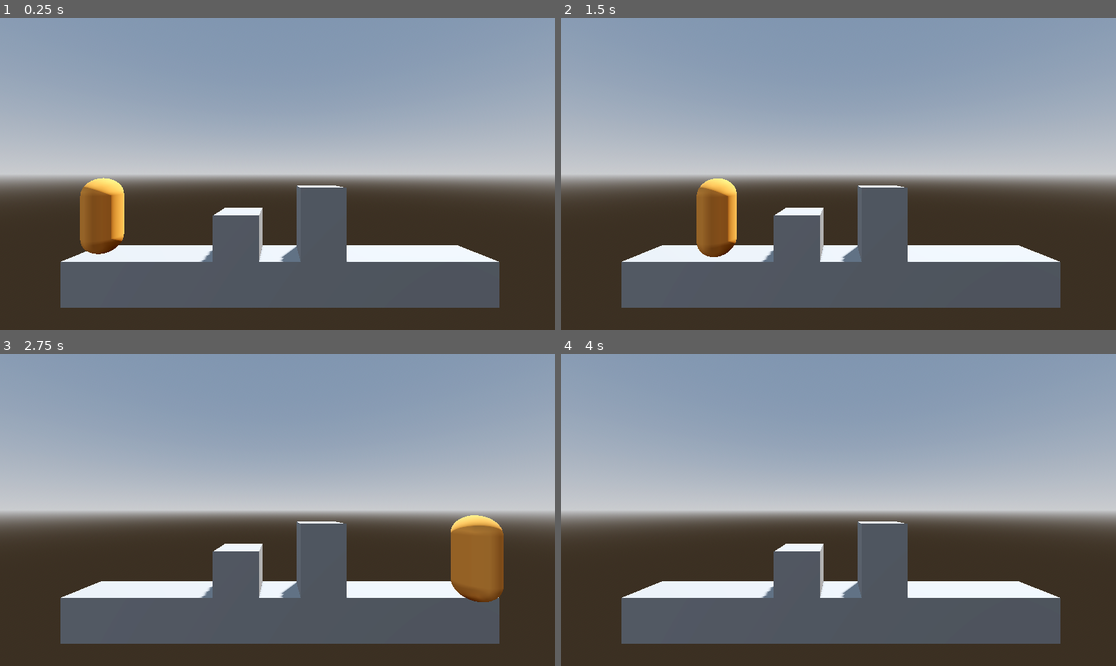
Above: before the commit, frames 1-4 (two rows, left to right).
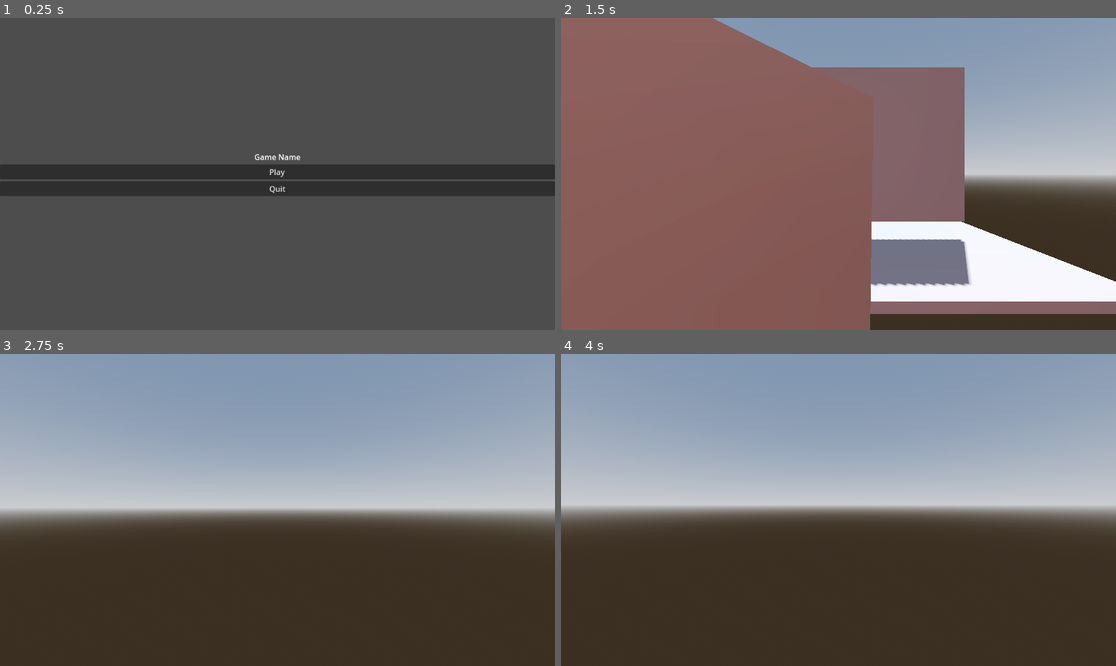
Above: after the commit, the same moments.

Repository: Egrazil/winter-melon-jam-2025
Game: Godot game, scene res://scenes/Main Menu/main menu.tscn
Two runs of this game, one before a commit and one after it. Both use one fixed random seed, a clock stepped at 60 frames per second and the inputs below. Before the commit the project starts from res://scenes/levels/Player Movement/2d_level.tscn.
Inputs (mouse positions are in pixels of both pictures, inside the frame that each line leads up to):
- Up to frame 1 (0.25 s): no input
- Up to frame 2 (1.5 s): click (838, 170) at 0.5 s, where only the run after the commit has a clickable "Play"; tap Enter (ui_accept) at 1.25 s; move the mouse to (866, 174) at 1.27 s; hold Up (moveUp) from 1.28 s (still down); click (866, 174) at 1.42 s
- Up to frame 3 (2.75 s): keep holding Up (moveUp); tap Space (jump) at 1.52, 2.27 s; move the mouse to (249, 510) at 2.02 s
- Up to frame 4 (4 s): keep holding Up (moveUp); move the mouse to (849, 503) at 2.77 s; tap Enter (ui_accept) at 3.5 s; move the mouse to (832, 516) at 3.52 s; click (832, 516) at 3.67 s; tap Space (jump) at 3.77 s

The runs differ from the first frame. In frame 1, 85% of the frame differs, in the area x 0-100%, y 0-100%; in frame 2, 70%; in frame 3, 22%; in frame 4, 23%.

Commit message:
make smaller grid

Diff:
--- a/project.godot
+++ b/project.godot
@@ -11,7 +11,7 @@
 [application]
 
 config/name="winter-melon-jam-2025"
-run/main_scene="uid://ccyfkkjewjdi2"
+run/main_scene="uid://dx3dsb32cn5a1"
 config/features=PackedStringArray("4.5", "Forward Plus")
 config/icon="res://assets/icon.svg"
 
--- a/scenes/Main Menu/main_menu.gd
+++ b/scenes/Main Menu/main_menu.gd
@@ -3,7 +3,7 @@
 
 func _on_level_1_pressed() -> void:
 	# When we actually have a level, put its path into the string
-	#get_tree().change_scene_to_file("res://scenes/")
+	get_tree().change_scene_to_file("res://scenes/levels/Lights and moving.tscn")
 	pass
 
 
--- a/scenes/levels/Lights and moving.tscn
+++ b/scenes/levels/Lights and moving.tscn
@@ -30,30 +30,22 @@
 shadow_enabled = true
 
 [node name="ground" type="CSGBox3D" parent="."]
-transform = Transform3D(1, 0, 0, 0, 1, 0, 0, 0, 1, -2.210309, -0.6441587, 1.0264435)
+transform = Transform3D(1, 0, 0, 0, 1, 0, 0, 0, 1, -2.210309, -0.6441587, -4.6985435)
 use_collision = true
-size = Vector3(9.436584, 0.16125488, 16.177765)
+size = Vector3(9.436584, 0.16125488, 4.727791)
+
+[node name="ground2" type="CSGBox3D" parent="."]
+transform = Transform3D(1, 0, 0, 0, 1, 0, 0, 0, 1, -2.210309, -0.6441587, 3.8343124)
+use_collision = true
+size = Vector3(9.436584, 0.16125488, 10.562027)
 
 [node name="OmniLight3D" type="OmniLight3D" parent="."]
-transform = Transform3D(1, 0, 0, 0, 1, 0, 0, 0, 1, -0.8999999, 0.31606573, 0.6677621)
+transform = Transform3D(1, 0, 0, 0, 1, 0, 0, 0, 1, -0.8999999, 1.1341989, 5.3713136)
 light_color = Color(0.79741263, 0.32489184, 0.2645373, 1)
 light_indirect_energy = 0.0
 shadow_enabled = true
 omni_range = 46.476
 
-[node name="GridTiles" parent="." node_paths=PackedStringArray("light") instance=ExtResource("1_bnwq5")]
-transform = Transform3D(-2.1855695e-07, 0, -5, 0, 5, 0, 5, 0, -2.1855695e-07, -3.7009444, 0, -4.134855)
-light = NodePath("../OmniLight3D")
-
-[node name="GridTiles2" parent="." node_paths=PackedStringArray("light") instance=ExtResource("1_bnwq5")]
-transform = Transform3D(-2.1855695e-07, 0, -5, 0, 5, 0, 5, 0, -2.1855695e-07, -1.2072797, 0, -4.134855)
-light = NodePath("../OmniLight3D")
-
-[node name="GridTiles3" parent="." node_paths=PackedStringArray("light") instance=ExtResource("1_bnwq5")]
-transform = Transform3D(-5.36422e-07, 0, -5, 0, 5, 0, 5, 0, -5.36422e-07, 1.3000001, 0, -4.1)
-skeleton = NodePath("../GridTiles2")
-light = NodePath("../OmniLight3D")
-
 [node name="ProtoController" parent="." instance=ExtResource("2_vkib5")]
 transform = Transform3D(1, 0, 0, 0, 1, 0, 0, 0, 1, -2.2, -0.5, 1.5)
 
@@ -62,7 +54,171 @@
 mass = 75.0
 
 [node name="CollisionShape3D" type="CollisionShape3D" parent="RigidBody3D"]
+transform = Transform3D(2, 0, 0, 0, 2, 0, 0, 0, 2, 0, 0.19544578, 0)
 shape = SubResource("BoxShape3D_bnwq5")
 
 [node name="MeshInstance3D" type="MeshInstance3D" parent="RigidBody3D"]
+transform = Transform3D(2, 0, 0, 0, 2, 0, 0, 0, 2, 0, 0.20000005, 0)
 mesh = SubResource("BoxMesh_vkib5")
+
+[node name="wall" type="Node" parent="."]
+
+[node name="GridTiles3" parent="wall" node_paths=PackedStringArray("light") instance=ExtResource("1_bnwq5")]
+transform = Transform3D(-3.2584137e-07, 0, -2, 0, 2, 0, 2, 0, -3.2584137e-07, 1.3, 0, -5)
+skeleton = NodePath("")
+light = NodePath("../../OmniLight3D")
+
+[node name="GridTiles4" parent="wall" node_paths=PackedStringArray("light") instance=ExtResource("1_bnwq5")]
+transform = Transform3D(-3.2584137e-07, 0, -2, 0, 2, 0, 2, 0, -3.2584137e-07, 0.29999995, 0, -5)
+skeleton = NodePath("")
+light = NodePath("../../OmniLight3D")
+
+[node name="GridTiles5" parent="wall" node_paths=PackedStringArray("light") instance=ExtResource("1_bnwq5")]
+transform = Transform3D(-3.2584137e-07, 0, -2, 0, 2, 0, 2, 0, -3.2584137e-07, -0.70000005, 0, -5)
+skeleton = NodePath("")
+light = NodePath("../../OmniLight3D")
+
+[node name="GridTiles6" parent="wall" node_paths=PackedStringArray("light") instance=ExtResource("1_bnwq5")]
+transform = Transform3D(-3.2584137e-07, 0, -2, 0, 2, 0, 2, 0, -3.2584137e-07, -1.7, 0, -5)
+skeleton = NodePath("")
+light = NodePath("../../OmniLight3D")
+
+[node name="GridTiles7" parent="wall" node_paths=PackedStringArray("light") instance=ExtResource("1_bnwq5")]
+transform = Transform3D(-3.2584137e-07, 0, -2, 0, 2, 0, 2, 0, -3.2584137e-07, -2.7, 0, -5)
+skeleton = NodePath("")
+light = NodePath("../../OmniLight3D")
+
+[node name="GridTiles8" parent="wall" node_paths=PackedStringArray("light") instance=ExtResource("1_bnwq5")]
+transform = Transform3D(-3.2584137e-07, 0, -2, 0, 2, 0, 2, 0, -3.2584137e-07, -3.7, 0, -5)
+skeleton = NodePath("")
+light = NodePath("../../OmniLight3D")
+
+[node name="GridTiles9" parent="wall" node_paths=PackedStringArray("light") instance=ExtResource("1_bnwq5")]
+transform = Transform3D(-3.2584137e-07, 0, -2, 0, 2, 0, 2, 0, -3.2584137e-07, -4.7, 0, -5)
+skeleton = NodePath("")
+light = NodePath("../../OmniLight3D")
+
+[node name="GridTiles10" parent="wall" node_paths=PackedStringArray("light") instance=ExtResource("1_bnwq5")]
+transform = Transform3D(-3.2584137e-07, 0, -2, 0, 2, 0, 2, 0, -3.2584137e-07, -5.7, 0, -5)
+skeleton = NodePath("")
+light = NodePath("../../OmniLight3D")
+
+[node name="GridTiles11" parent="wall" node_paths=PackedStringArray("light") instance=ExtResource("1_bnwq5")]
+transform = Transform3D(-3.2584137e-07, 0, -2, 0, 2, 0, 2, 0, -3.2584137e-07, 1.3, 1, -5)
+skeleton = NodePath("")
+light = NodePath("../../OmniLight3D")
+
+[node name="GridTiles12" parent="wall" node_paths=PackedStringArray("light") instance=ExtResource("1_bnwq5")]
+transform = Transform3D(-3.2584137e-07, 0, -2, 0, 2, 0, 2, 0, -3.2584137e-07, 0.29999995, 1, -5)
+skeleton = NodePath("")
+light = NodePath("../../OmniLight3D")
+
+[node name="GridTiles13" parent="wall" node_paths=PackedStringArray("light") instance=ExtResource("1_bnwq5")]
+transform = Transform3D(-3.2584137e-07, 0, -2, 0, 2, 0, 2, 0, -3.2584137e-07, -0.70000005, 1, -5)
+skeleton = NodePath("")
+light = NodePath("../../OmniLight3D")
+
+[node name="GridTiles14" parent="wall" node_paths=PackedStringArray("light") instance=ExtResource("1_bnwq5")]
+transform = Transform3D(-3.2584137e-07, 0, -2, 0, 2, 0, 2, 0, -3.2584137e-07, -1.7, 1, -5)
+skeleton = NodePath("")
+light = NodePath("../../OmniLight3D")
+
+[node name="GridTiles15" parent="wall" node_paths=PackedStringArray("light") instance=ExtResource("1_bnwq5")]
+transform = Transform3D(-3.2584137e-07, 0, -2, 0, 2, 0, 2, 0, -3.2584137e-07, -2.7, 1, -5)
+skeleton = NodePath("")
+light = NodePath("../../OmniLight3D")
+
+[node name="GridTiles16" parent="wall" node_paths=PackedStringArray("light") instance=ExtResource("1_bnwq5")]
+transform = Transform3D(-3.2584137e-07, 0, -2, 0, 2, 0, 2, 0, -3.2584137e-07, -3.7, 1, -5)
+skeleton = NodePath("")
+light = NodePath("../../OmniLight3D")
+
+[node name="GridTiles17" parent="wall" node_paths=PackedStringArray("light") instance=ExtResource("1_bnwq5")]
+transform = Transform3D(-3.2584137e-07, 0, -2, 0, 2, 0, 2, 0, -3.2584137e-07, -4.7, 1, -5)
+skeleton = NodePath("")
+light = NodePath("../../OmniLight3D")
+
+[node name="GridTiles18" parent="wall" node_paths=PackedStringArray("light") instance=ExtResource("1_bnwq5")]
+transform = Transform3D(-3.2584137e-07, 0, -2, 0, 2, 0, 2, 0, -3.2584137e-07, -5.7, 1, -5)
+skeleton = NodePath("")
+light = NodePath("../../OmniLight3D")
+
+[node name="GridTiles19" parent="wall" node_paths=PackedStringArray("light") instance=ExtResource("1_bnwq5")]
+transform = Transform3D(-3.2584137e-07, 0, -2, 0, 2, 0, 2, 0, -3.2584137e-07, 1.3, 2, -5)
+skeleton = NodePath("")
+light = NodePath("../../OmniLight3D")
+
+[node name="GridTiles20" parent="wall" node_paths=PackedStringArray("light") instance=ExtResource("1_bnwq5")]
+transform = Transform3D(-3.2584137e-07, 0, -2, 0, 2, 0, 2, 0, -3.2584137e-07, 0.29999995, 2, -5)
+skeleton = NodePath("")
+light = NodePath("../../OmniLight3D")
+
+[node name="GridTiles21" parent="wall" node_paths=PackedStringArray("light") instance=ExtResource("1_bnwq5")]
+transform = Transform3D(-3.2584137e-07, 0, -2, 0, 2, 0, 2, 0, -3.2584137e-07, -0.70000005, 2, -5)
+skeleton = NodePath("")
+light = NodePath("../../OmniLight3D")
+
+[node name="GridTiles22" parent="wall" node_paths=PackedStringArray("light") instance=ExtResource("1_bnwq5")]
+transform = Transform3D(-3.2584137e-07, 0, -2, 0, 2, 0, 2, 0, -3.2584137e-07, -1.7, 2, -5)
+skeleton = NodePath("")
+light = NodePath("../../OmniLight3D")
+
+[node name="GridTiles23" parent="wall" node_paths=PackedStringArray("light") instance=ExtResource("1_bnwq5")]
+transform = Transform3D(-3.2584137e-07, 0, -2, 0, 2, 0, 2, 0, -3.2584137e-07, -2.7, 2, -5)
+skeleton = NodePath("")
+light = NodePath("../../OmniLight3D")
+
+[node name="GridTiles24" parent="wall" node_paths=PackedStringArray("light") instance=ExtResource("1_bnwq5")]
+transform = Transform3D(-3.2584137e-07, 0, -2, 0, 2, 0, 2, 0, -3.2584137e-07, -3.7, 2, -5)
+skeleton = NodePath("")
+light = NodePath("../../OmniLight3D")
+
+[node name="GridTiles25" parent="wall" node_paths=PackedStringArray("light") instance=ExtResource("1_bnwq5")]
+transform = Transform3D(-3.2584137e-07, 0, -2, 0, 2, 0, 2, 0, -3.2584137e-07, -4.7, 2, -5)
+skeleton = NodePath("")
+light = NodePath("../../OmniLight3D")
+
+[node name="GridTiles26" parent="wall" node_paths=PackedStringArray("light") instance=ExtResource("1_bnwq5")]
+transform = Transform3D(-3.2584137e-07, 0, -2, 0, 2, 0, 2, 0, -3.2584137e-07, -5.7, 2, -5)
+skeleton = NodePath("")
+light = NodePath("../../OmniLight3D")
+
+[node name="GridTiles27" parent="wall" node_paths=PackedStringArray("light") instance=ExtResource("1_bnwq5")]
+transform = Transform3D(-3.2584137e-07, 0, -2, 0, 2, 0, 2, 0, -3.2584137e-07, 1.3, 3, -5)
+skeleton = NodePath("")
+light = NodePath("../../OmniLight3D")
+
+[node name="GridTiles28" parent="wall" node_paths=PackedStringArray("light") instance=ExtResource("1_bnwq5")]
+transform = Transform3D(-3.2584137e-07, 0, -2, 0, 2, 0, 2, 0, -3.2584137e-07, 0.29999995, 3, -5)
+skeleton = NodePath("")
+light = NodePath("../../OmniLight3D")
+
+[node name="GridTiles29" parent="wall" node_paths=PackedStringArray("light") instance=ExtResource("1_bnwq5")]
+transform = Transform3D(-3.2584137e-07, 0, -2, 0, 2, 0, 2, 0, -3.2584137e-07, -0.70000005, 3, -5)
+skeleton = NodePath("")
+light = NodePath("../../OmniLight3D")
+
+[node name="GridTiles30" parent="wall" node_paths=PackedStringArray("light") instance=ExtResource("1_bnwq5")]
+transform = Transform3D(-3.2584137e-07, 0, -2, 0, 2, 0, 2, 0, -3.2584137e-07, -1.7, 3, -5)
+skeleton = NodePath("")
+light = NodePath("../../OmniLight3D")
+
+[node name="GridTiles31" parent="wall" node_paths=PackedStringArray("light") instance=ExtResource("1_bnwq5")]
+transform = Transform3D(-3.2584137e-07, 0, -2, 0, 2, 0, 2, 0, -3.2584137e-07, -2.7, 3, -5)
+skeleton = NodePath("")
+light = NodePath("../../OmniLight3D")
+
+[node name="GridTiles32" parent="wall" node_paths=PackedStringArray("light") instance=ExtResource("1_bnwq5")]
+transform = Transform3D(-3.2584137e-07, 0, -2, 0, 2, 0, 2, 0, -3.2584137e-07, -3.7, 3, -5)
+skeleton = NodePath("")
+light = NodePath("../../OmniLight3D")
+
+[node name="GridTiles33" parent="wall" node_paths=PackedStringArray("light") instance=ExtResource("1_bnwq5")]
+transform = Transform3D(-3.2584137e-07, 0, -2, 0, 2, 0, 2, 0, -3.2584137e-07, -4.7, 3, -5)
+skeleton = NodePath("")
+light = NodePath("../../OmniLight3D")
+
+[node name="GridTiles34" parent="wall" node_paths=PackedStringArray("light") instance=ExtResource("1_bnwq5")]
+transform = Transform3D(-3.2584137e-07, 0, -2, 0, 2, 0, 2, 0, -3.2584137e-07, -5.7, 3, -5)
+skeleton = NodePath("")
+light = NodePath("../../OmniLight3D")
